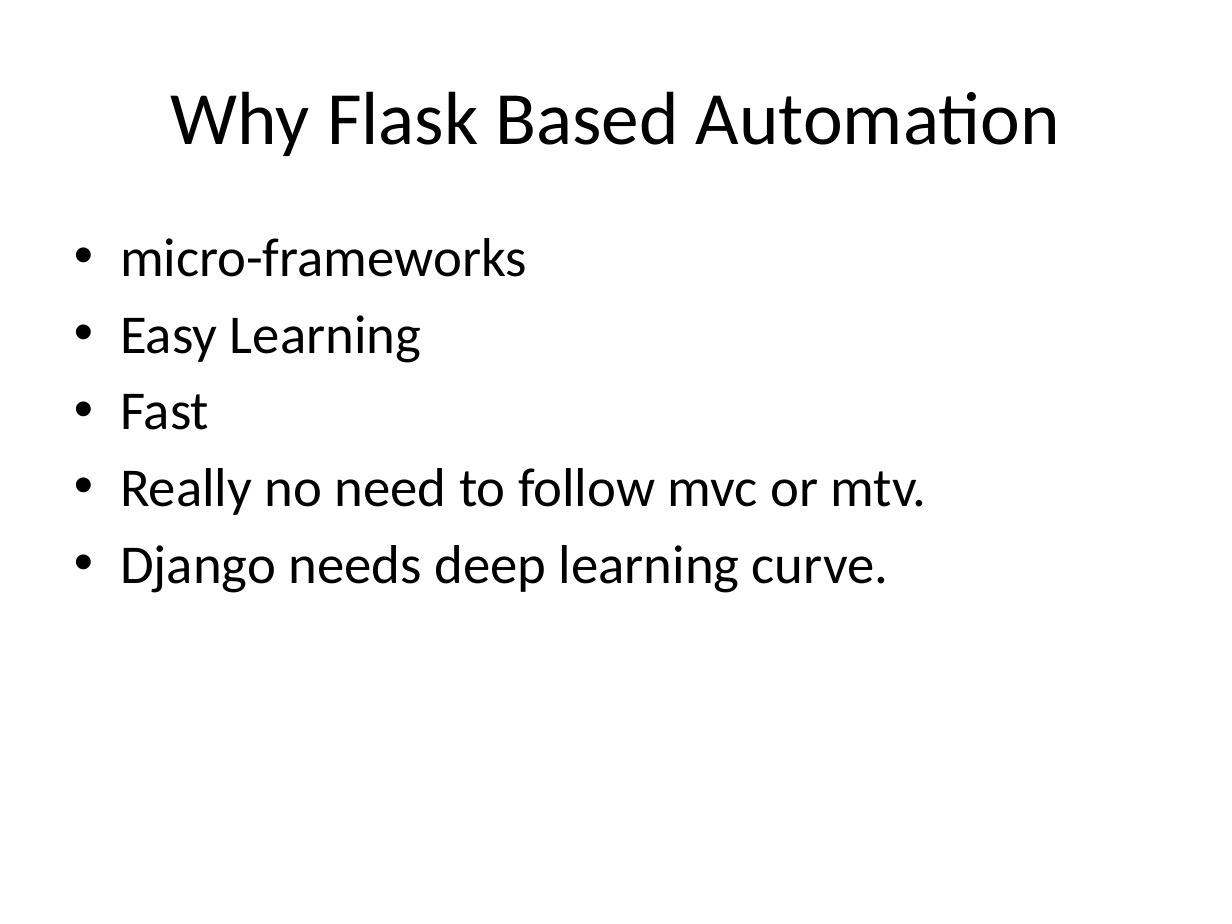
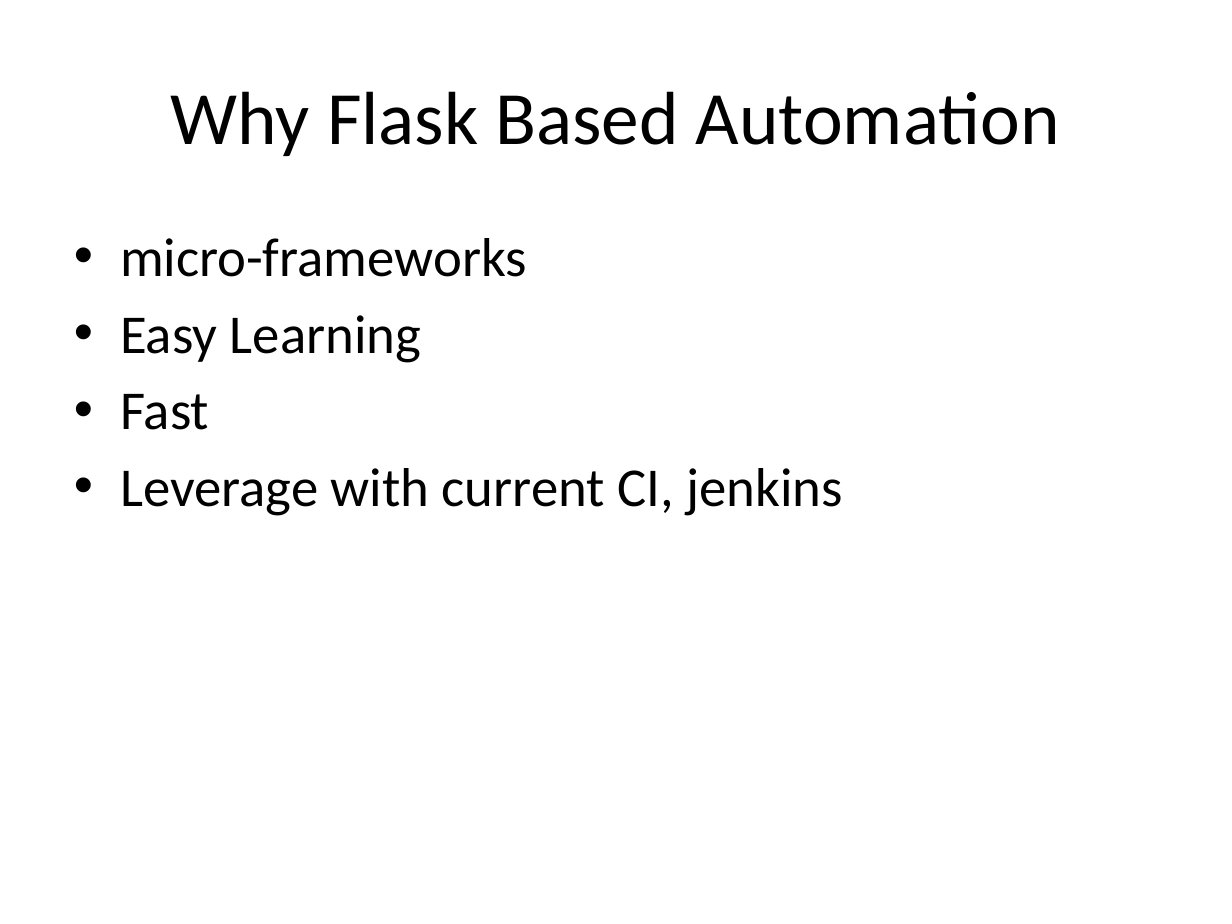
Before and after one commit to disencd/ooma-automation, a slide deck: slide 5 of ooma/homemonitoring/docs/Home Security.pptx. Drawn at 1232x924 pixels with LibreOffice and Linux fonts; fonts in the diff are those of the drawing. Boxes give left, top, right and bottom in pixels: in the first picture for what was removed or moved away, otherwise in the second. Text is boxed around its words. In the diff, an @@ line names an element or a change of style, - is before the commit and + after.

```diff
--- a/ooma/homemonitoring/docs/Home Security.pptx
+++ b/ooma/homemonitoring/docs/Home Security.pptx
@@ text at [120,468,843,516]: text changed @@
-• Really no need to follow mvc or mtv.
-• Django needs deep learning curve.
+• Leverage with current CI, jenkins
```
Also in this commit, not shown: 4 other slides changed, 4 other files.
